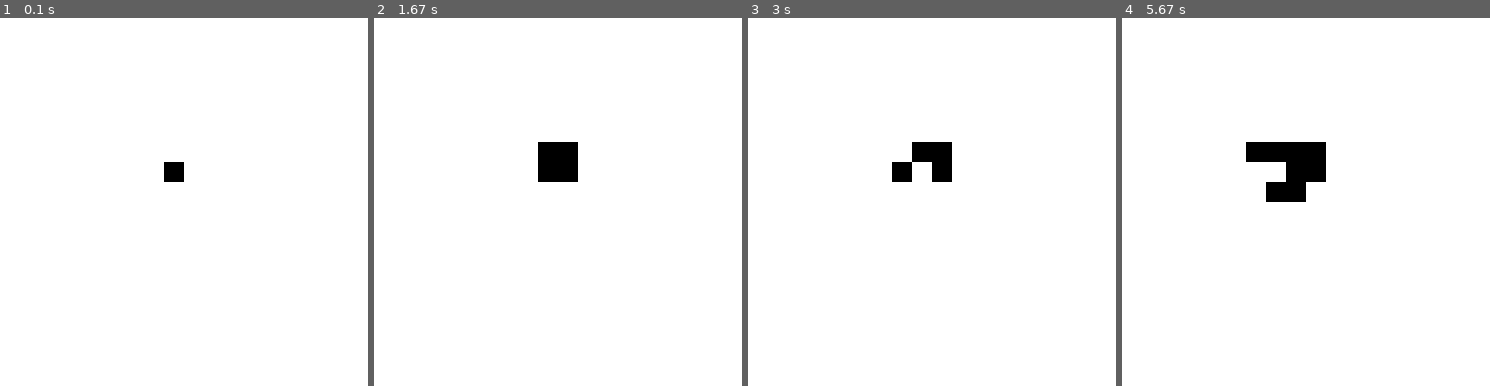
Above: before the commit, frames 1-4 (left to right).
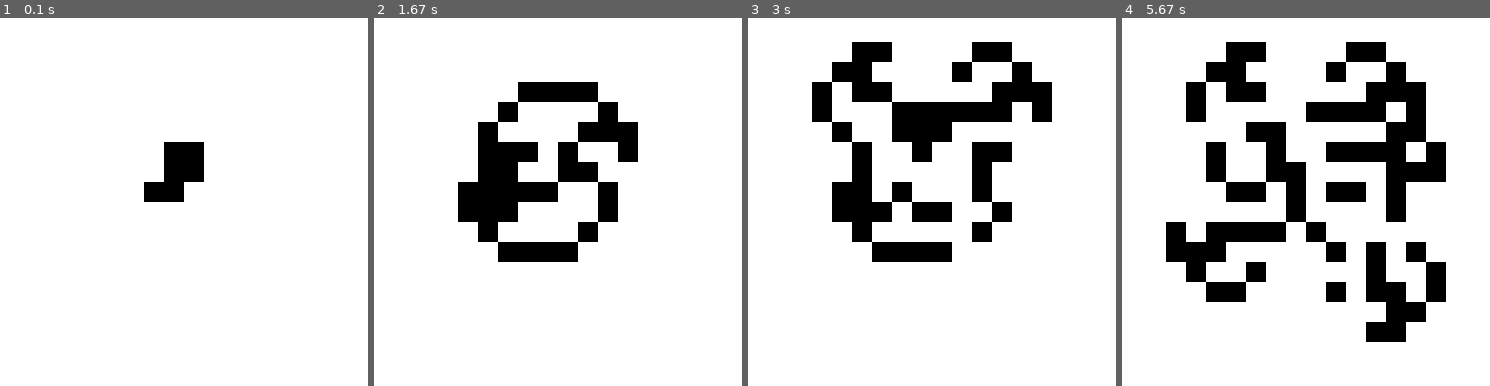
Above: after the commit, the same moments.

Repository: K9173A/PythonPlayground
Game: pygame game, started from pygame/langton_ant/ant.py
Two runs of this game, one before a commit and one after it. Both use one fixed random seed, a clock stepped at 60 frames per second and the inputs below.
Inputs:
- Up to frame 1 (0.1 s): no input
- Up to frame 2 (1.67 s): no input
- Up to frame 3 (3 s): no input
- Up to frame 4 (5.67 s): no input

The runs differ from the first frame. In frame 1, 1.5% of the frame differs, in the area x 39-56%, y 33-50%; in frame 2, 10%; in frame 3, 15%; in frame 4, 22%, in the area x 11-89%, y 6-89%.

Commit message:
added bounds checking

Diff:
--- a/pygame/langton_ant/ant.py
+++ b/pygame/langton_ant/ant.py
@@ -61,8 +61,6 @@
         y = int(self.height_cell_count / 2)
 
         while self.is_executing:
-            print(x, y)
-
             # Цвет текущей клетки
             current_cell_color = self.board.get_cell_color(x, y)
 
@@ -83,7 +81,7 @@
             self.board.set_cell_color(x, y, color)
 
             # Обновляем координаты
-            x, y = self.get_new_position(x, y, turn)
+            x, y = self.check_bounds(*self.get_new_position(x, y, turn))
 
             # Обновляем координаты
             self.direction = self.get_new_direction(turn)
@@ -92,7 +90,7 @@
                 if event.type == pygame.QUIT:
                     self.is_executing = False
 
-            time.sleep(0.5)
+            time.sleep(0.01)
 
         pygame.quit()
 
@@ -157,6 +155,19 @@
         else:
             raise ValueError('Incorrect turn!')
 
+    def check_bounds(self, x, y):
+        if x < 0:
+            x = self.width_cell_count - 1
+        elif x >= self.width_cell_count:
+            x = 0
+
+        if y < 0:
+            y = self.height_cell_count - 1
+        elif y >= self.height_cell_count:
+            y = 0
+
+        return x, y
+
 
 def main():
     pygame.init()
